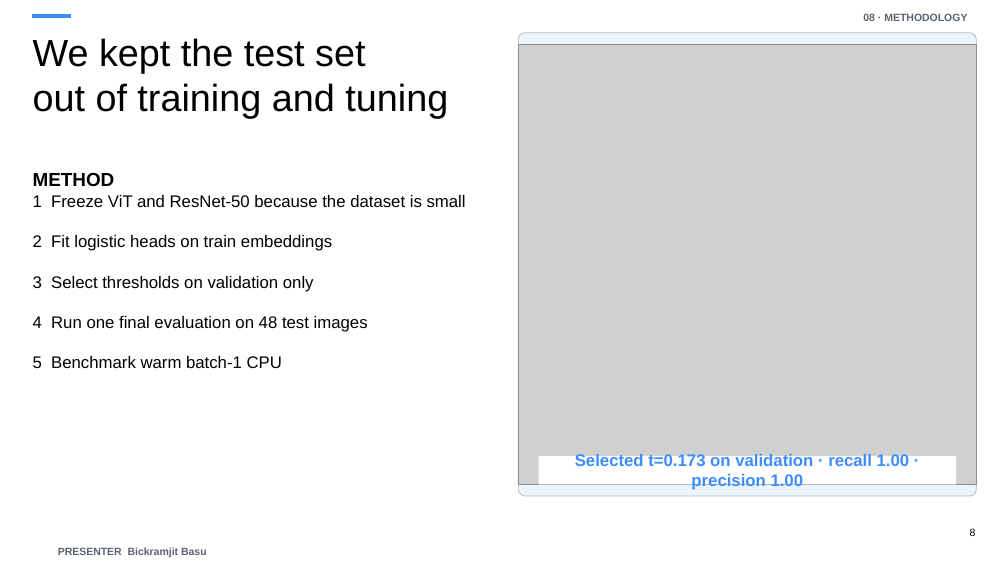
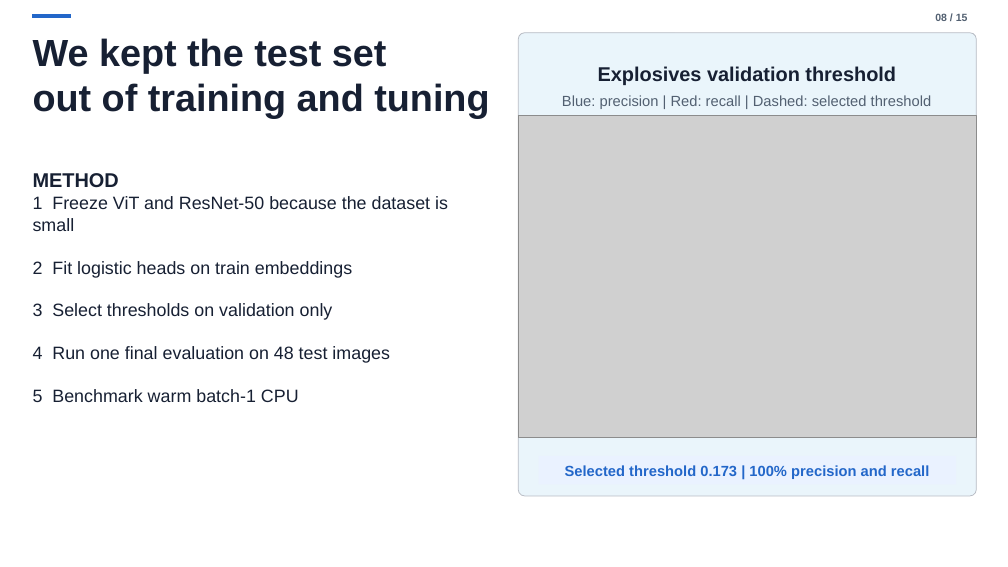
Before and after one commit to Swarnaditya-Maitra/MS_DSP_462_ComputerVision_ad-safety-moderation-pipeline, a slide deck: slide 8 of outputs/presentation/ad_safety_management_presentation.pptx. Drawn at 1008x567 pixels with LibreOffice and Linux fonts; fonts in the diff are those of the drawing; grey boxes stand for pictures. Boxes give left, top, right and bottom in pixels: in the first picture for what was removed or moved away, otherwise in the second. Text is boxed around its words. In the diff, an @@ line names an element or a change of style, - is before the commit and + after.

```diff
--- a/outputs/presentation/ad_safety_management_presentation.pptx
+++ b/outputs/presentation/ad_safety_management_presentation.pptx
@@ text "We kept the test set ..." at [33,38,489,118]: text colour #000000 to #172033, bold on @@
@@ rectangle at [33,14,70,17]: fill #3D8DFF to #2367C9; outline #3D8DFF 0 pt to #2367C9 0 pt @@
@@ text at [935,14,968,21]: text changed; text colour #5B6470 to #526071 @@
-08 · METHODOLOGY
+08 / 15
@@ text added at [598,66,896,85], 19 pt, text #172033, bold @@
+Explosives validation threshold
@@ picture: place and size @@
-picture at [519,45,977,485]
+picture at [519,116,977,437]
@@ text added at [562,95,932,109], 14 pt, text #526071 @@
+Blue: precision | Red: recall | Dashed: selected threshold
@@ text "METHOD" at [33,173,448,402]: size 18 to 19 pt in "METHOD"; text colour #000000 to #172033, size 16 to 17 pt @@
@@ text "Selected threshold 0.173 | 100% ...": place and size @@
-text "Selected threshold 0.173 | 100% ..." at [538,456,956,485]
+text "Selected threshold 0.173 | 100% ..." at [565,465,929,479]
@@ text "Selected threshold 0.173 | 100% ..." at [565,465,929,479]: fill #FFFFFF to none @@
@@ text at [565,465,929,479]: text changed; size 16 to 14 pt; text colour #3D8DFF to #2367C9 @@
-Selected t=0.173 on validation · recall 1.00 · precision 1.00
+Selected threshold 0.173 | 100% precision and recall
@@ text removed at [970,528,976,536] @@
-8
@@ text removed at [58,547,207,557] @@
-PRESENTER Bickramjit Basu
```
Also in this commit, not shown: 9 other slides changed, 5 slides added, 5 slides removed, 13 other files.
